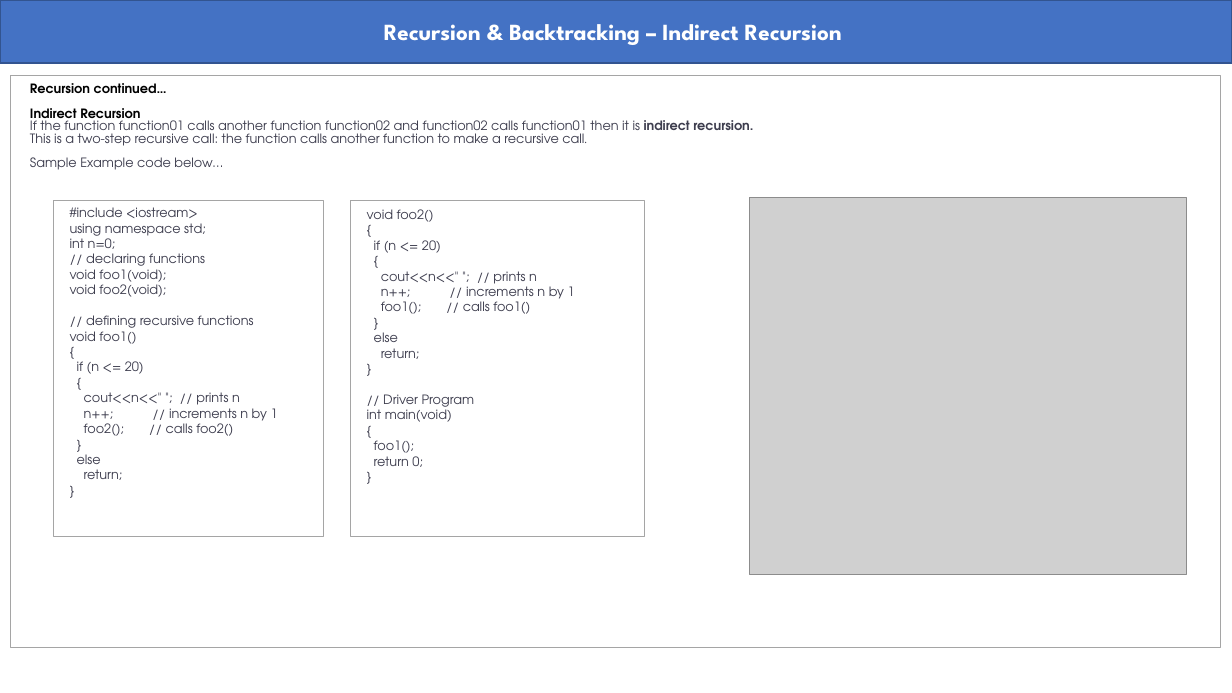
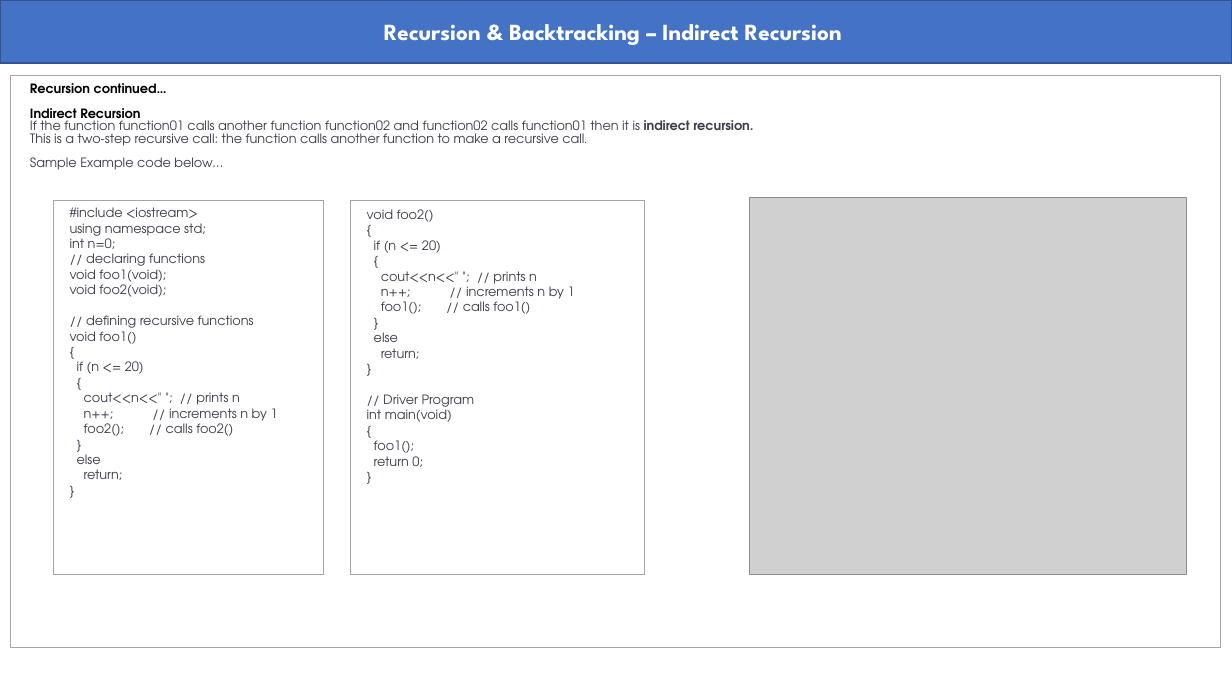
Before and after one commit to abmishra1234/4AM_Club_Coding, a slide deck: slide 3 of RecursionAndBacktracking/Recursion_Backtracking.pptx. Drawn at 1232x693 pixels with LibreOffice and Linux fonts; fonts in the diff are those of the drawing; grey boxes stand for pictures. Boxes give left, top, right and bottom in pixels: in the first picture for what was removed or moved away, otherwise in the second. Text is boxed around its words. In the diff, an @@ line names an element or a change of style, - is before the commit and + after.

```diff
--- a/RecursionAndBacktracking/Recursion_Backtracking.pptx
+++ b/RecursionAndBacktracking/Recursion_Backtracking.pptx
@@ rectangle: place and size @@
-rectangle at bbox=[54, 201, 323, 537]
+rectangle at bbox=[54, 201, 323, 575]
@@ rectangle: place and size @@
-rectangle at bbox=[350, 201, 644, 537]
+rectangle at bbox=[350, 201, 644, 575]
```
Also in this commit, not shown: 1 other slide changed.
